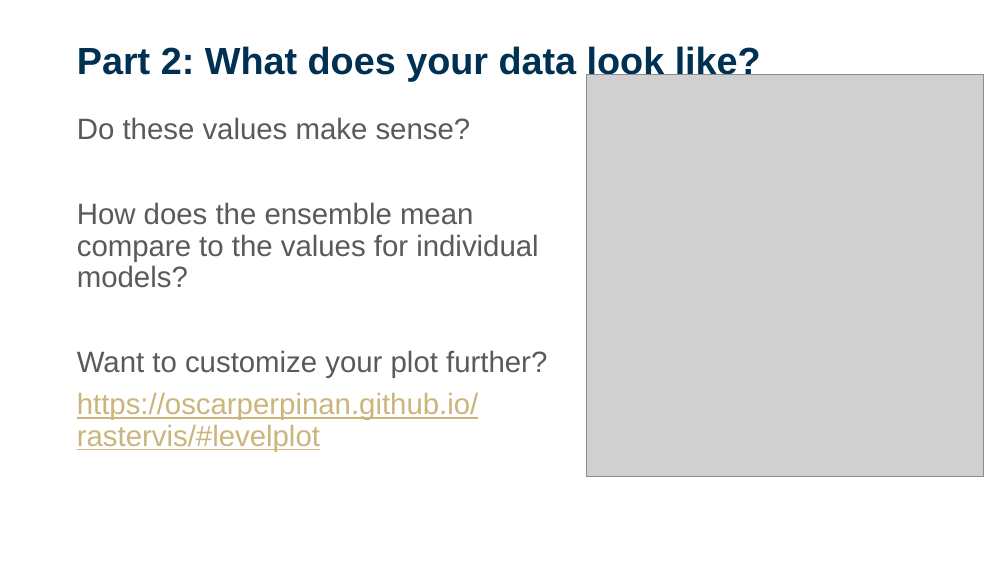
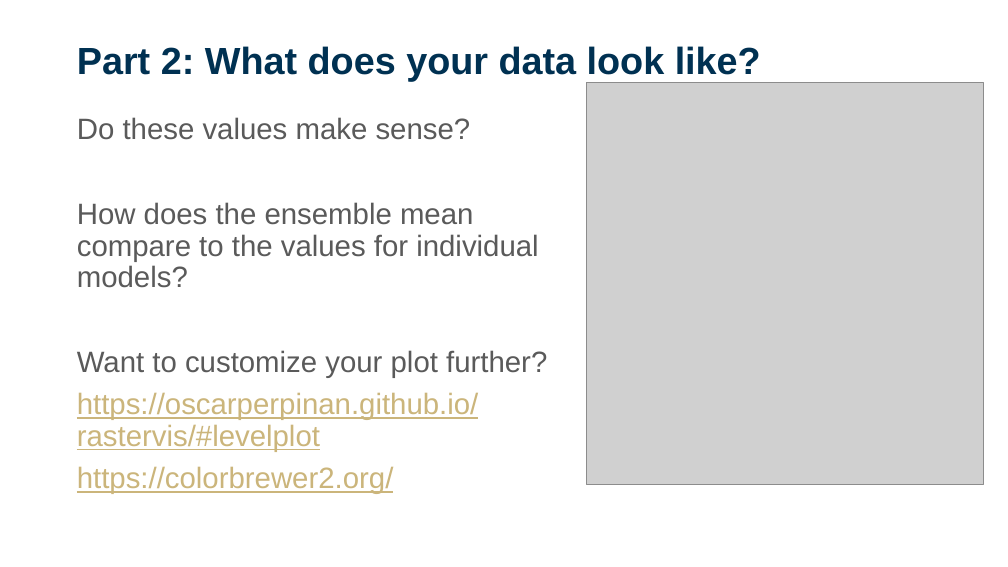
Before and after one commit to sdesrosiers1989/ICCB_Projections, a slide deck: slide 21 of ICCB2025_Session2_ClimateProjections.pptx. Drawn at 1008x567 pixels with LibreOffice and Linux fonts; fonts in the diff are those of the drawing; grey boxes stand for pictures; background and template pictures are left out. Boxes give left, top, right and bottom in pixels: in the first picture for what was removed or moved away, otherwise in the second. Text is boxed around its words. In the diff, an @@ line names an element or a change of style, - is before the commit and + after.

Commit message:
Updated data, scritps, powerpoint

```diff
--- a/ICCB2025_Session2_ClimateProjections.pptx
+++ b/ICCB2025_Session2_ClimateProjections.pptx
@@ picture: place and size @@
-picture at (587, 74, 984, 476)
+picture at (587, 82, 984, 485)
@@ text at (77, 466, 394, 494): paragraph added @@
+https://colorbrewer2.org/
```
Also in this commit, not shown: 6 other slides changed, 1 slide added, 10 other files.
